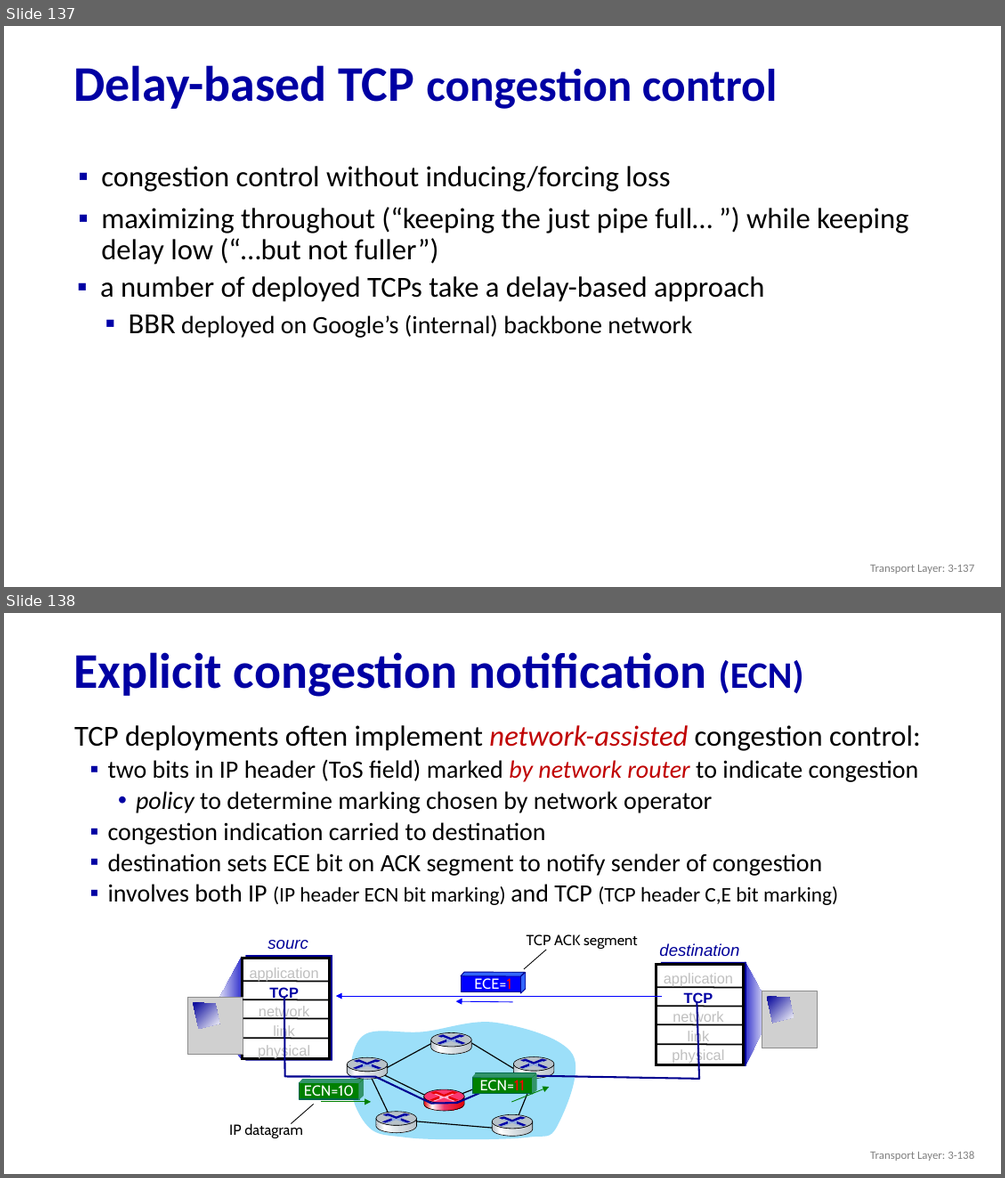
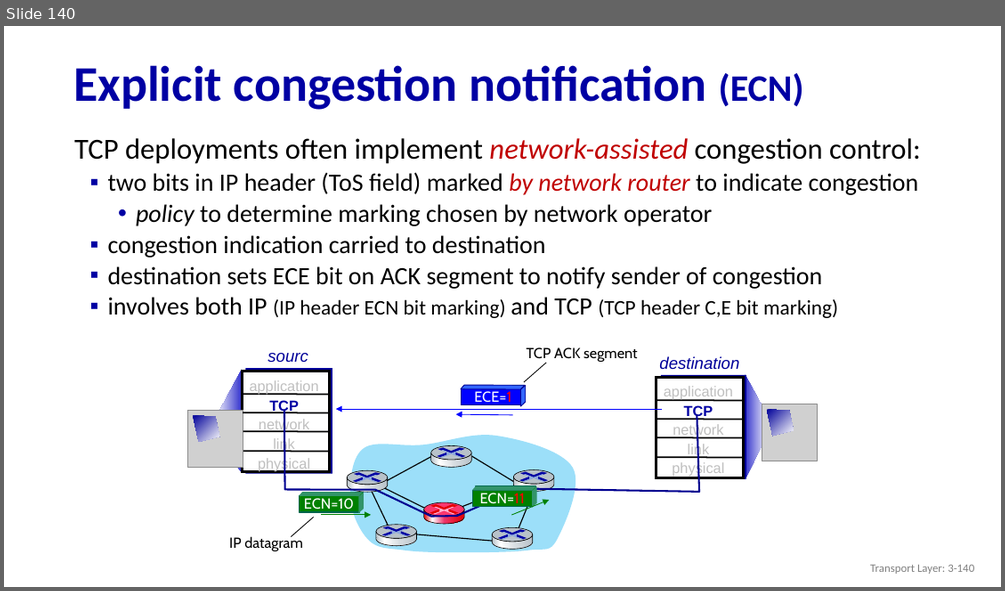
Before and after one commit to huangqy89/cn-2026, a slide deck: static_files/lectures/Chapter_3_v8.2.pptx. Shown one above the other, each under a label of ours: slides 137 and 138 before the commit, slide 140 after it. The pictures are 1005x1178 and 1005x591 pixels, drawn with LibreOffice and Linux fonts; fonts in the diff are those of the drawing; grey boxes stand for pictures. Boxes give left, top, right and bottom in pixels: in the first picture for what was removed or moved away, otherwise in the second. Text is boxed around its words. In the diff, an @@ line names an element or a change of style, - is before the commit and + after.

```diff
--- a/static_files/lectures/Chapter_3_v8.2.pptx
+++ b/static_files/lectures/Chapter_3_v8.2.pptx
@@ slide 137 removed at (4, 26, 1001, 587), background #FFFFFF @@
@@ title removed at (73, 65, 777, 109) @@
-Delay-based TCP congestion control
@@ text removed at (101, 166, 908, 265) @@
-▪ congestion control without inducing/forcing loss
-▪ maximizing throughout (“keeping the just pipe full… ”) while keeping delay low (“…but not fuller”)
@@ text removed at (100, 276, 765, 338) @@
-▪ a number of deployed TCPs take a delay-based approach
-  ▪ BBR deployed on Google’s (internal) backbone network
@@ text removed at (870, 564, 974, 573) @@
-Transport Layer: 3-137
@@ what was slide 138 is now slide 140 @@
@@ text at (870, 564, 974, 573): text changed @@
-Transport Layer: 3-138
+Transport Layer: 3-140
```
Also in this commit, not shown: 4 slides changed, 5 slides added, 2 other slides removed, 3 other files.
